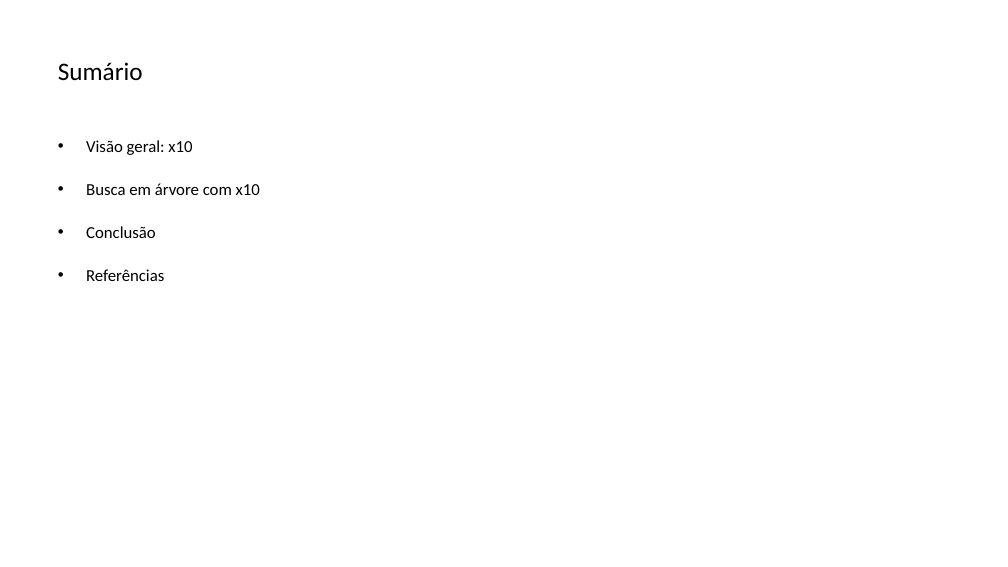
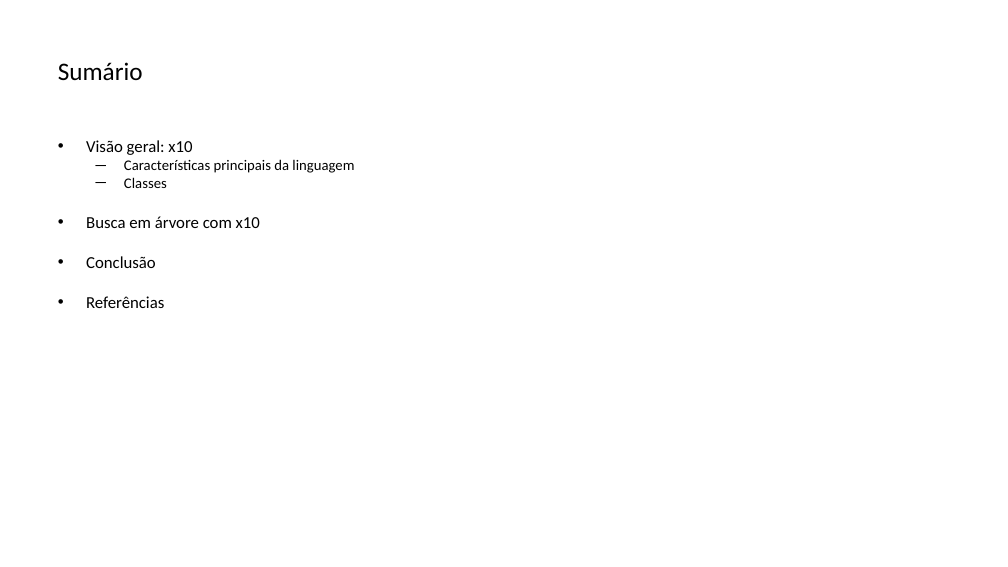
Before and after one commit to lquatrin/inf2591, a slide deck: slide 2 of x10.pptx. Drawn at 1008x567 pixels with LibreOffice and Linux fonts; fonts in the diff are those of the drawing. Boxes give left, top, right and bottom in pixels: in the first picture for what was removed or moved away, otherwise in the second. Text is boxed around its words. In the diff, an @@ line names an element or a change of style, - is before the commit and + after.

Commit message:
feito

```diff
--- a/x10.pptx
+++ b/x10.pptx
@@ text at [124, 159, 354, 188]: paragraphs added @@
+  ─ Características principais da linguagem
+  ─ Classes
```
